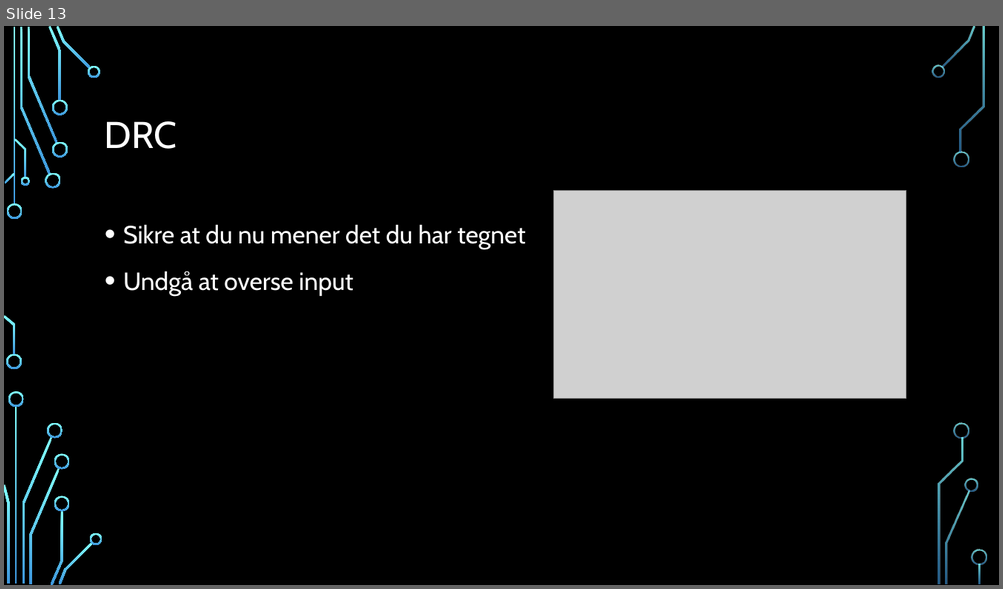
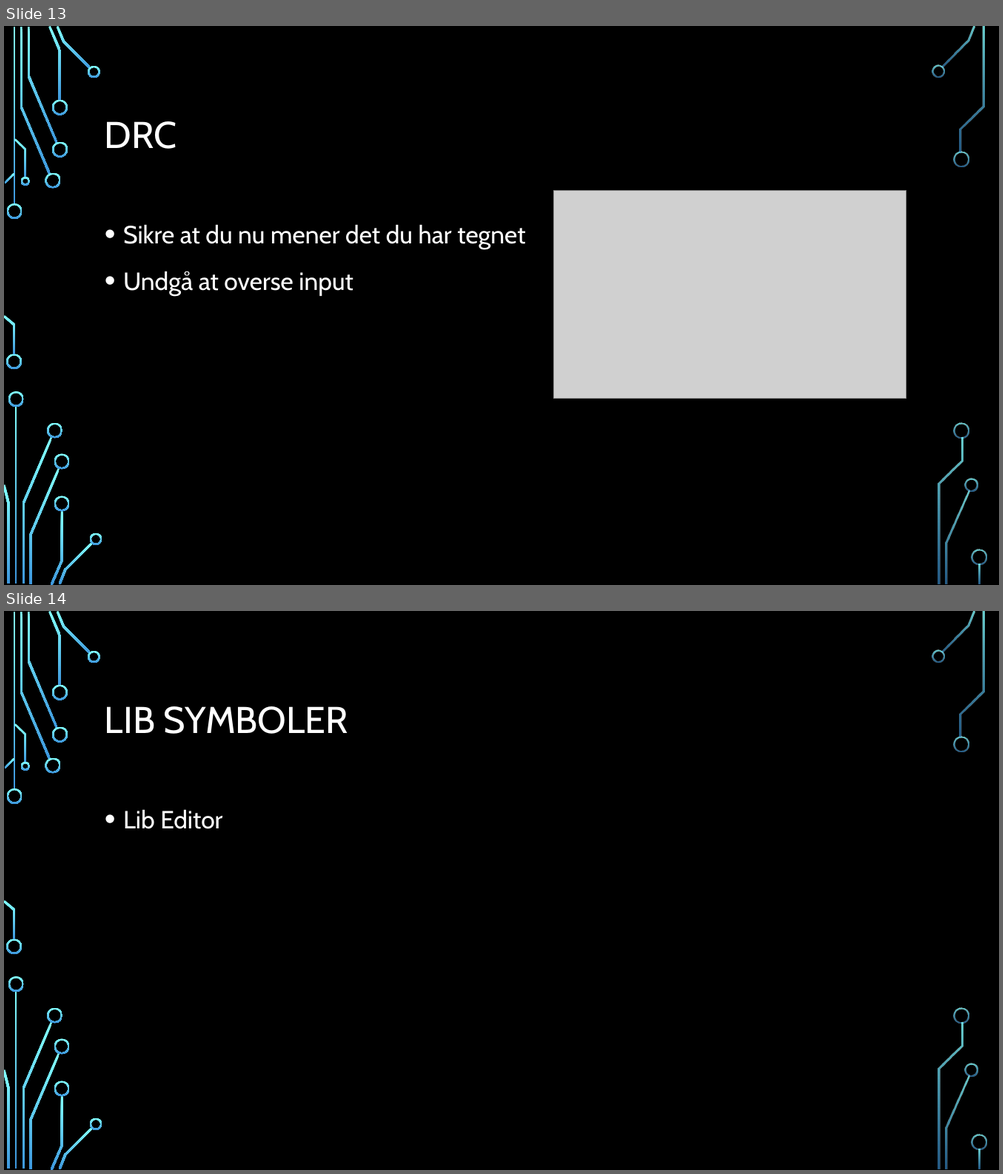
Before and after one commit to gert-lauritsen/Kicad-schematic, a slide deck: Kicad Schematic.pptx. Shown one above the other, each under a label of ours: slide 13 before the commit, slides 13 and 14 after it. The pictures are 1003x589 and 1003x1174 pixels, drawn with LibreOffice and Linux fonts; fonts in the diff are those of the drawing; grey boxes stand for pictures; background and template pictures are left out. Boxes give left, top, right and bottom in pixels: in the first picture for what was removed or moved away, otherwise in the second. Text is boxed around its words. In the diff, an @@ line names an element or a change of style, - is before the commit and + after.

```diff
--- a/Kicad Schematic.pptx
+++ b/Kicad Schematic.pptx
@@ slide 14 added at [4, 611, 999, 1170], background picture (left out); not listed: 36 template elements that a slide beside it also shows @@
@@ title added at [105, 706, 348, 734], 36 pt, text #FFFFFF @@
+LIB SYMBOLER
@@ text added at [123, 809, 222, 829], 24 pt, text #FFFFFF @@
+• Lib Editor
```
Also in this commit, not shown: 2 slides changed.
